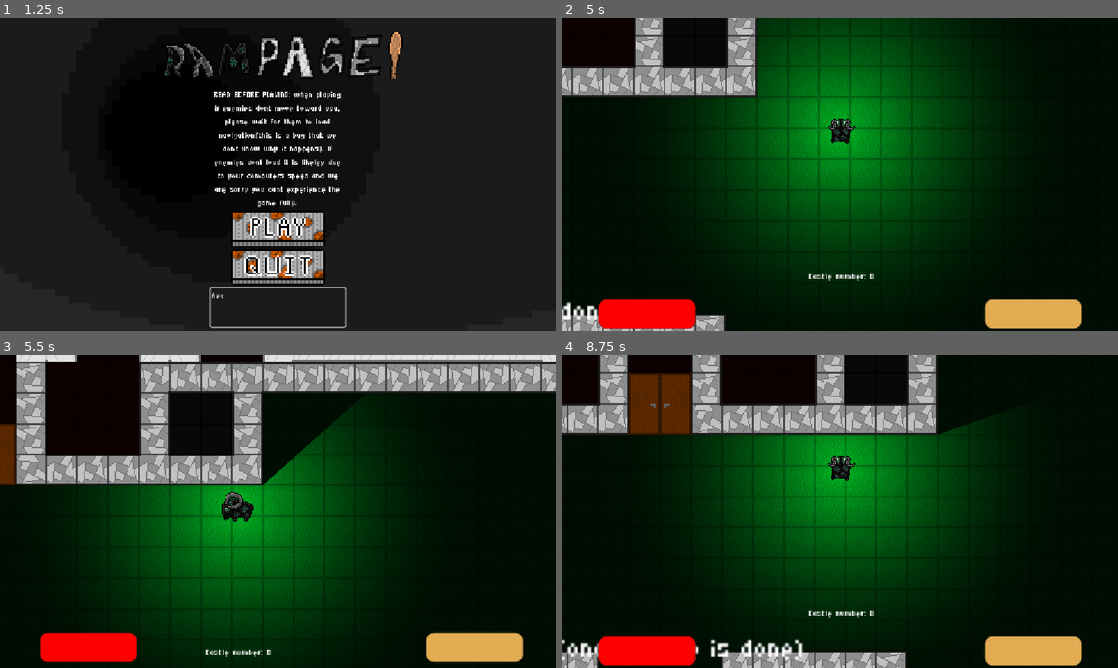
Above: before the commit, frames 1-4 (two rows, left to right).
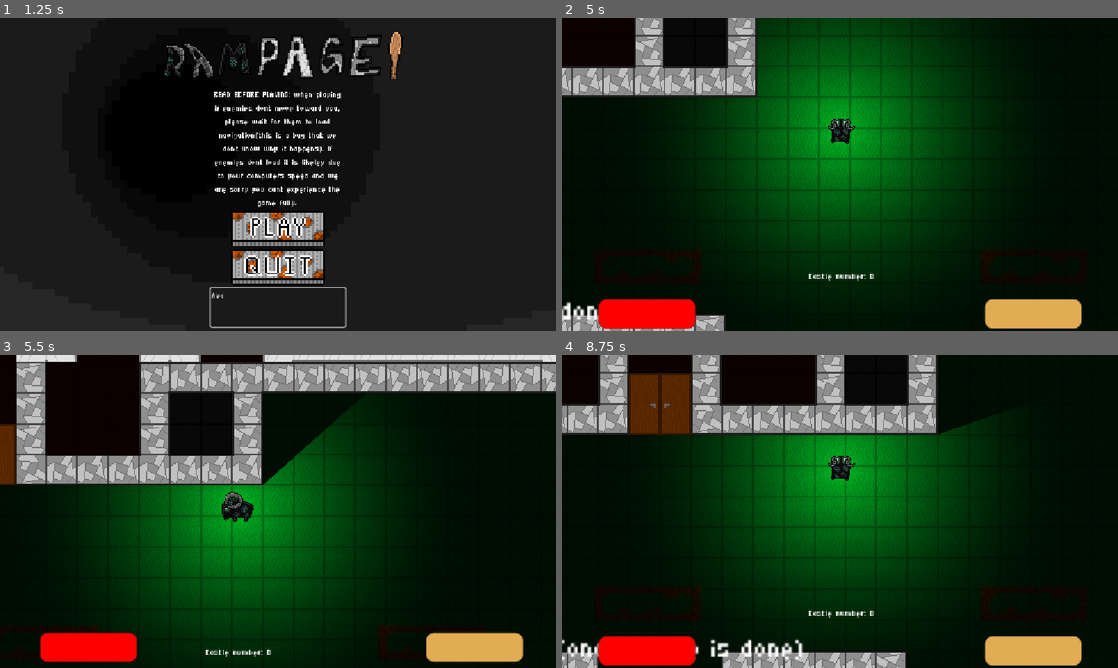
Above: after the commit, the same moments.

Repository: Jagdoggo/Godot-Wild-Jam-Game
Game: Godot game, scene res://main_menu.tscn
Same seed, same stepped clock (60 frames per second), same inputs: the game is played once before the commit and once after it.
Inputs (mouse positions are in pixels of both pictures, inside the frame that each line leads up to):
- Up to frame 1 (1.25 s): click (278, 305) at 0.52 s; type "Alex" at 0.6 s
- Up to frame 2 (5 s): click (840, 227) at 1.25 s; tap Enter at 2 s; hold D (Right) 2.03-2.78 s; tap X (Action) every 0.75 s from 2.1 to 4.35 s; hold S (Down) 2.78-3.53 s; hold D (Right) 3.53-4.28 s; hold W (Up) from 4.28 s (still down)
- Up to frame 3 (5.5 s): release W (Up) at 5.03 s; hold A (Left) from 5.03 s (still down); tap X (Action) at 5.1 s
- Up to frame 4 (8.75 s): tap X (Action) every 0.75 s from 5.85 to 8.1 s; release A (Left) at 6.53 s; hold S (Down) 6.53-7.28 s; hold D (Right) 7.28-8.03 s; hold W (Up) from 8.03 s (still down)

Frame 1 is identical in both runs. In frame 2, less than 0.1% of the frame differs, in the area x 22-79%, y 73-79%; in frame 3, less than 0.1%; in frame 4, less than 0.1%.

Commit message:
Bar Overlay but doesn't work
abcdefghijklmnopqrstuvwxyz
abcdefghijklmnopqrstuvwxyz
1234567890
1234567890

Diff:
--- a/player.tscn
+++ b/player.tscn
@@ -17,6 +17,7 @@
 [ext_resource type="Texture2D" uid="uid://mqfvd3ve6tpg" path="res://Assets/PlayerSprites/PlayerUpAnimation2.png" id="15_j5n4i"]
 [ext_resource type="Texture2D" uid="uid://b2snwrvknkog2" path="res://Assets/PlayerSprites/PlayerUpAnimation3.png" id="16_634y6"]
 [ext_resource type="Texture2D" uid="uid://dgoquy7wbqmxv" path="res://Assets/PlayerSprites/PlayerUpAnimation4.png" id="17_efrwb"]
+[ext_resource type="Texture2D" uid="uid://b1ytstutgk8eb" path="res://Assets/Buttons/BarOverlay.png" id="18_pbfsw"]
 [ext_resource type="FontFile" uid="uid://b7c64grgaa3xq" path="res://Assets/Micro5-Regular.ttf" id="18_pylmc"]
 [ext_resource type="AudioStream" uid="uid://bsvf6e3mwl88e" path="res://Assets/Sounds/RAMpage_dungeon_OST.mp3" id="18_q13i1"]
 
@@ -94,6 +95,9 @@
 "speed": 7.5
 }]
 
+[sub_resource type="CanvasItemMaterial" id="CanvasItemMaterial_q13i1"]
+light_mode = 1
+
 [sub_resource type="CanvasItemMaterial" id="CanvasItemMaterial_op7ga"]
 light_mode = 1
 
@@ -124,9 +128,6 @@
 corner_radius_top_right = 8
 corner_radius_bottom_right = 8
 corner_radius_bottom_left = 8
-
-[sub_resource type="CanvasItemMaterial" id="CanvasItemMaterial_q13i1"]
-light_mode = 1
 
 [sub_resource type="Gradient" id="Gradient_op7ga"]
 colors = PackedColorArray(1, 1, 1, 1, 0, 0, 0, 0)
@@ -152,6 +153,39 @@
 ignore_rotation = false
 zoom = Vector2(2, 2)
 position_smoothing_enabled = true
+
+[node name="Stamina Bar Overlay" type="Sprite2D" parent="Camera2D" unique_id=714117431]
+texture_filter = 1
+position = Vector2(200, 140.00002)
+scale = Vector2(1.4, 1.4)
+texture = ExtResource("18_pbfsw")
+
+[node name="Health Bar Overlay" type="Sprite2D" parent="Camera2D" unique_id=1366994700]
+texture_filter = 1
+position = Vector2(-201.00002, 140.00002)
+scale = Vector2(1.4, 1.4)
+texture = ExtResource("18_pbfsw")
+
+[node name="Castle Number" type="Label" parent="Camera2D" unique_id=1917124544]
+z_index = 1
+texture_filter = 1
+material = SubResource("CanvasItemMaterial_q13i1")
+anchors_preset = 7
+anchor_left = 0.5
+anchor_top = 1.0
+anchor_right = 0.5
+anchor_bottom = 1.0
+offset_left = -20.0
+offset_top = 139.0
+offset_right = 20.0
+offset_bottom = 162.0
+grow_horizontal = 2
+grow_vertical = 0
+theme_override_fonts/font = ExtResource("18_pylmc")
+theme_override_font_sizes/font_size = 13
+text = "Castle number: "
+horizontal_alignment = 1
+vertical_alignment = 1
 
 [node name="Stamina Bar" type="ProgressBar" parent="Camera2D" unique_id=1684600142]
 z_index = 1
@@ -188,27 +222,6 @@
 value = 75.79
 show_percentage = false
 
-[node name="Castle Number" type="Label" parent="Camera2D" unique_id=1917124544]
-z_index = 1
-texture_filter = 1
-material = SubResource("CanvasItemMaterial_q13i1")
-anchors_preset = 7
-anchor_left = 0.5
-anchor_top = 1.0
-anchor_right = 0.5
-anchor_bottom = 1.0
-offset_left = -20.0
-offset_top = 139.0
-offset_right = 20.0
-offset_bottom = 162.0
-grow_horizontal = 2
-grow_vertical = 0
-theme_override_fonts/font = ExtResource("18_pylmc")
-theme_override_font_sizes/font_size = 13
-text = "Castle number: "
-horizontal_alignment = 1
-vertical_alignment = 1
-
 [node name="PointLight2D" type="PointLight2D" parent="." unique_id=1104431774]
 scale = Vector2(8, 8)
 shadow_enabled = true
Binary file added: Assets/Buttons/BarOverlay.ase
Binary file added: Assets/Buttons/BarOverlay.png
Not shown, added: Assets/Buttons/BarOverlay.png.import
